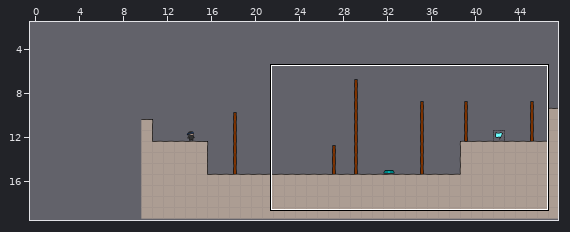
Level history. Tiled map: levelconverter/maps/n22.tmx. Above, an overview of the earlier version with the close-up marked.
Close-up. Old version:
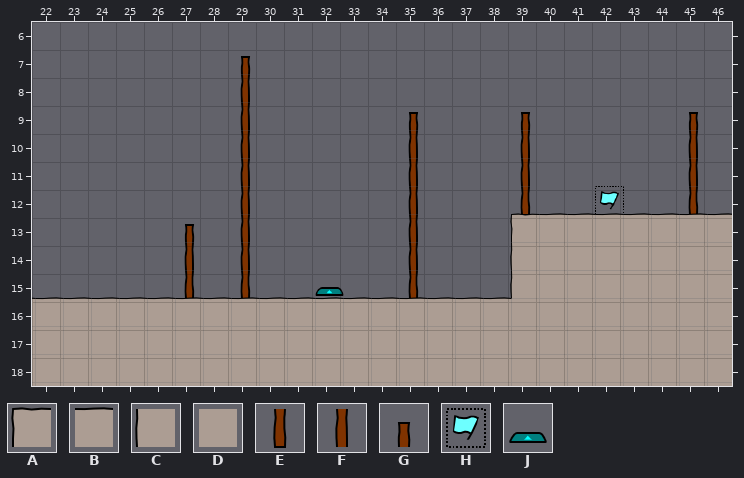
Cells are 40x40 px. Shown: x 22..46, y 6..18. The commit also changed other parts of the map, which this record leaves out. The old version is drawn lined up with the new one.
Key: from "tiles6_gapped": A 6, B 7, C 12, D 13, E 28, F 29, G 34, H 47, J 52.
_ is an empty cell.
Layer "bg" before, first column x 22:
 6 _________________________
 7 _______G_________________
 8 _______F_________________
 9 _______F_____G___G_____G_
10 _______F_____F___F_____F_
11 _______F_____F___F_____F_
12 _______F_____F___E__H__E_
13 _____G_F_____F___ABBBBBBB
14 _____F_F_____F___CDDDDDDD
15 _____E_E__J__E___CDDDDDDD
16 BBBBBBBBBBBBBBBBBDDDDDDDD
17 DDDDDDDDDDDDDDDDDDDDDDDDD
18 DDDDDDDDDDDDDDDDDDDDDDDDD
The same view after the edit:
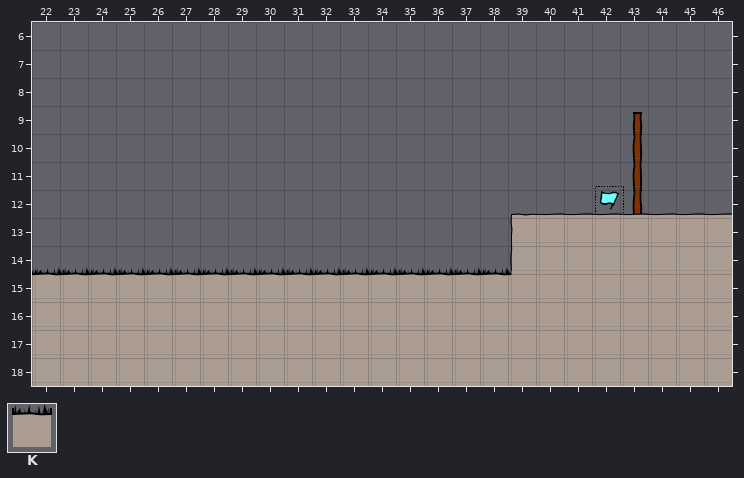
Further tiles: from "tiles6_gapped": K 31.
Difference:
{"change": "map size 38x20 -> 48x20 cells (old content now starts at 10,0; both pictures use the new coordinates)"}
{"where": "layer \"bg\""}
{"y":7,"x":29,"old":"G","new":"_"}
{"y":8,"x":29,"old":"F","new":"_"}
{"y":9,"x":29,"old":"F","new":"_"}
{"y":9,"x":35,"old":"G","new":"_"}
{"y":9,"x":39,"old":"G","new":"_"}
{"y":9,"x":43,"old":"_","new":"G"}
{"y":9,"x":45,"old":"G","new":"_"}
{"y":10,"x":29,"old":"F","new":"_"}
{"y":10,"x":35,"old":"F","new":"_"}
{"y":10,"x":39,"old":"F","new":"_"}
{"y":10,"x":43,"old":"_","new":"F"}
{"y":10,"x":45,"old":"F","new":"_"}
{"y":11,"x":29,"old":"F","new":"_"}
{"y":11,"x":35,"old":"F","new":"_"}
{"y":11,"x":39,"old":"F","new":"_"}
{"y":11,"x":43,"old":"_","new":"F"}
{"y":11,"x":45,"old":"F","new":"_"}
{"y":12,"x":29,"old":"F","new":"_"}
{"y":12,"x":35,"old":"F","new":"_"}
{"y":12,"x":39,"old":"E","new":"_"}
{"y":12,"x":43,"old":"_","new":"E"}
{"y":12,"x":45,"old":"E","new":"_"}
{"y":13,"x":27,"old":"G","new":"_"}
{"y":13,"x":29,"old":"F","new":"_"}
{"y":13,"x":35,"old":"F","new":"_"}
{"y":14,"x":27,"old":"F","new":"_"}
{"y":14,"x":29,"old":"F","new":"_"}
{"y":14,"x":35,"old":"F","new":"_"}
{"y":15,"x":22,"old":"_____E_E__J__E___C","new":"KKKKKKKKKKKKKKKKKD"}
{"y":16,"x":22,"old":"BBBBBBBBBBBBBBBBB","new":"DDDDDDDDDDDDDDDDD"}
{"label":"changed","picture_box":[32,56,531,300]}
{"label":"added","picture_box":[632,112,643,214]}
{"label":"removed","picture_box":[688,112,699,214]}
